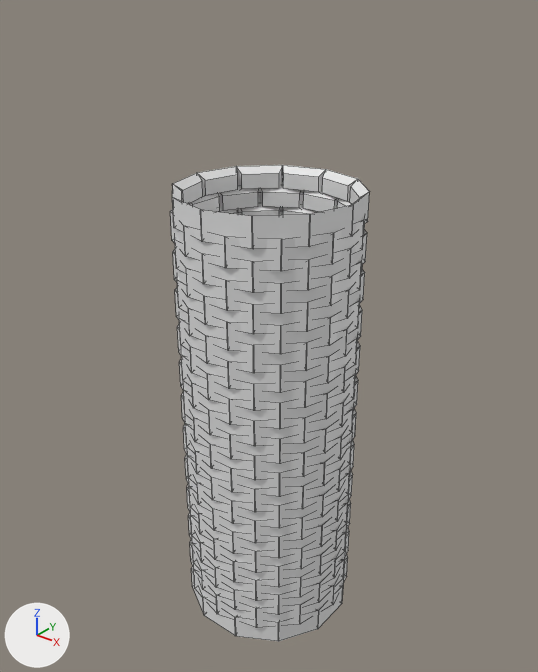
Renders of the Blender file Assets/Models/Well.blend from each side of a commit.
Both versions are drawn from a 50 mm lens placed at (7.07, -8.84, 10.68), pointed at (-0.1, 0.11, 5.13). Arrows for +X, +Y and +Z are at lower left; the lights stay in place. Mesh edges are drawn as thin lines.

The scene before the commit, as lines of its bpy script (objects in view):
```python
me_cube_003 = bpy.data.meshes.new('Cube.003')
me_cube_003.from_pydata(...)  # 8 vertices, 6 faces; spans x -0.402..0.402, y 1.341..1.475, z -0.233..0.233
ob_cube = bpy.data.objects.new('Cube', me_cube_003)
ob_cube.location = (0.0, 0.0, 0.0)
_m = ob_cube.modifiers.new('Array', 'ARRAY')
_m.count = 12
_m.use_constant_offset = True
_m.constant_offset_displace = (0.0, 0.0, 0.0)
_m.use_relative_offset = False
_m.use_object_offset = True
_m.offset_object = ob_empty
_m = ob_cube.modifiers.new('Array.001', 'ARRAY')
_m.count = 24
_m.constant_offset_displace = (0.0, 0.0, 0.0)
_m.relative_offset_displace = (0.0, 0.0, 0.7)
_m.use_object_offset = True
_m.offset_object = ob_empty_001
```
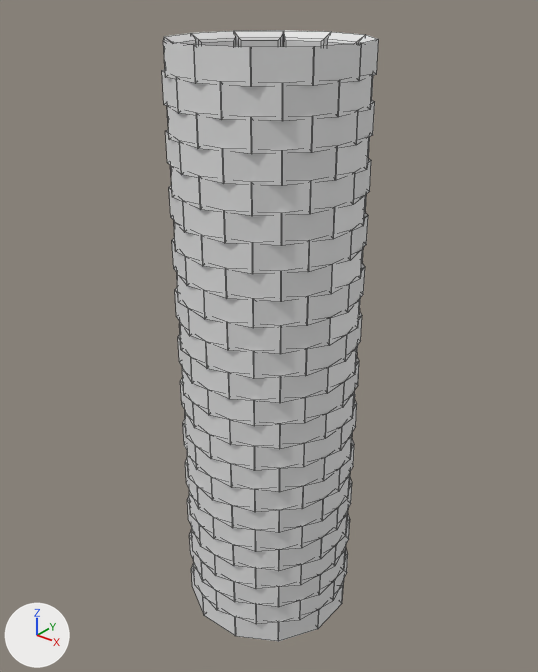
Commit message: Bricks: Now with bevels

The change, as a diff of the scene's bpy script:
```diff
--- a/Assets/Models/Well.blend.py
+++ b/Assets/Models/Well.blend.py
@@ me_cube_003 @@
 # used by ob_cube; location = (0.0, 0.0, 0.0)
-me_cube_003.from_pydata(...)  # 8 vertices, 6 faces; spans x -0.402..0.402, y 1.341..1.475, z -0.233..0.233
+me_cube_003.from_pydata(...)  # 12 vertices, 10 faces; spans x -0.402..0.402, y 1.341..1.475, z -0.233..0.233
+# me_cube_003 part 1
+# 4 vertices are removed from x -0.321..0.321, y 1.341, z -0.128..0.128
+# 5 faces are deleted
+# 8 vertices are added at x -0.334..0.334, y 1.341..1.362, z -0.144..0.144
+# 9 new faces join them
@@ ob_cube @@
 _m = ob_cube.modifiers.new('Array.001', 'ARRAY')
 _m.constant_offset_displace = (0.0, 0.0, 0.0)
-_m.relative_offset_displace = (0.0, 0.0, 0.7)
+_m.relative_offset_displace = (0.0, 0.0, 0.9)
 _m.use_object_offset = True
```

Location of each change, (x1, y1, x2, y2) in pixels of the pictures (538 x 672 px):
'Cube', reshaped, modifiers changed (8% wider, 28% taller)
    before: (170, 165, 370, 642)
    after: (162, 30, 379, 642)
part 1 of me_cube_003, built on
    before: (170, 165, 370, 623)
    after: (162, 30, 379, 623)
